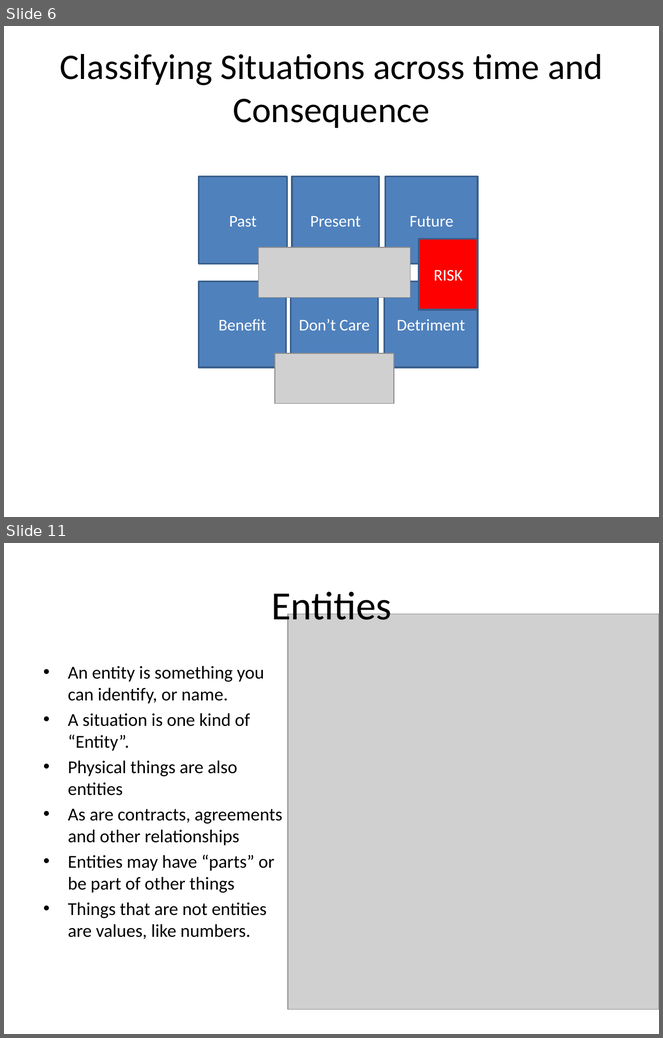
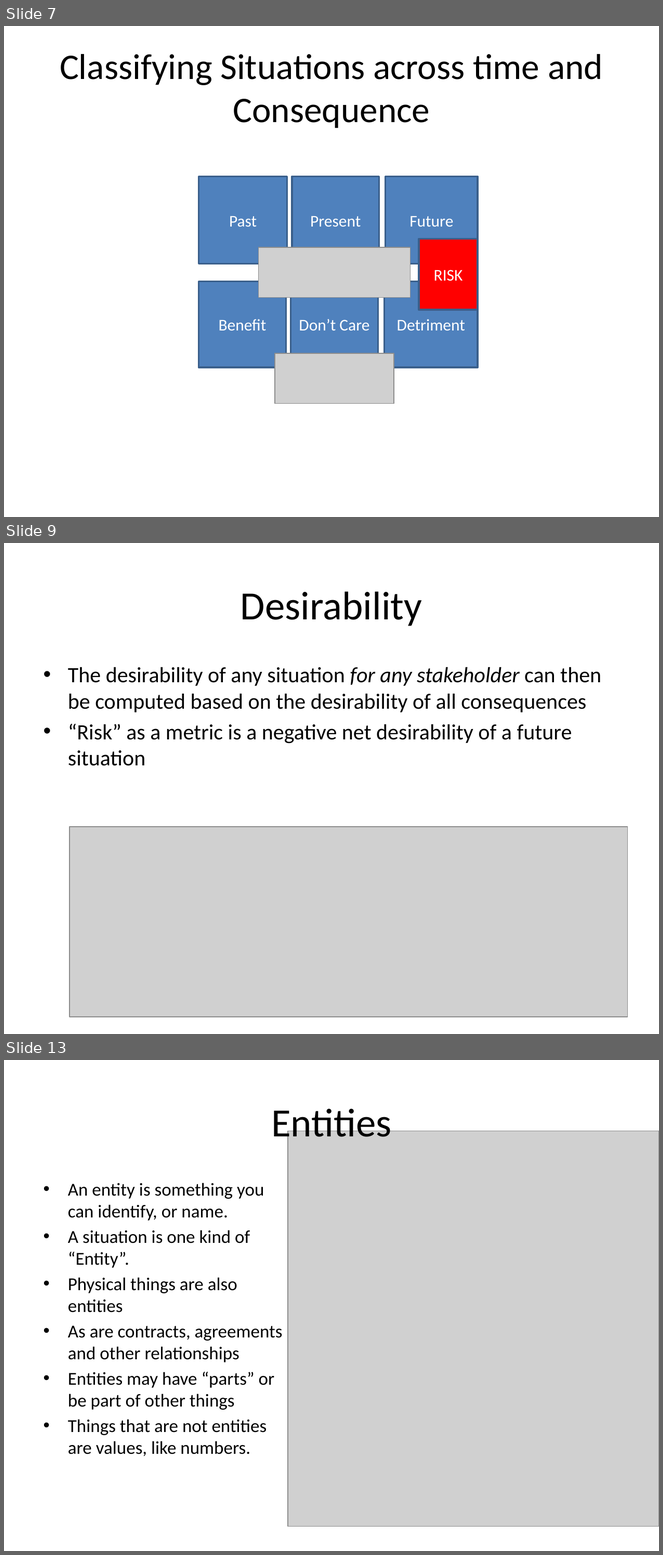
Before and after one commit to omg-threat-modeling/phase1, a slide deck: models/ModelDevelopment/Threat And Risk Concepts.pptx. Shown one above the other, each under a label of ours: slides 6 and 11 before the commit, slides 7, 9 and 13 after it; the slides between them are not shown. The pictures are 663x1038 and 663x1555 pixels, drawn with LibreOffice and Linux fonts; fonts in the diff are those of the drawing; grey boxes stand for pictures. Boxes give left, top, right and bottom in pixels: in the first picture for what was removed or moved away, otherwise in the second. Text is boxed around its words. In the diff, an @@ line names an element or a change of style, - is before the commit and + after.

Commit message:
threat and risk concepts update

```diff
--- a/models/ModelDevelopment/Threat And Risk Concepts.pptx
+++ b/models/ModelDevelopment/Threat And Risk Concepts.pptx
@@ slide 9 added at (4,543,659,1034), background #FFFFFF @@
@@ title added at (241,591,422,626), 44 pt, text #000000 @@
+Desirability
@@ text added at (68,667,601,766), 24 pt, text #000000 @@
+• The desirability of any situation for any stakeholder can then be computed based on the desirability of all consequences
+• “Risk” as a metric is a negative net desirability of a future situation
@@ picture added at (70,827,628,1017) @@
@@ what was slide 6 is now slide 7 @@
@@ what was slide 11 is now slide 13 @@
```
Also in this commit, not shown: 7 slides changed, 1 other slide added, 3 other files.
